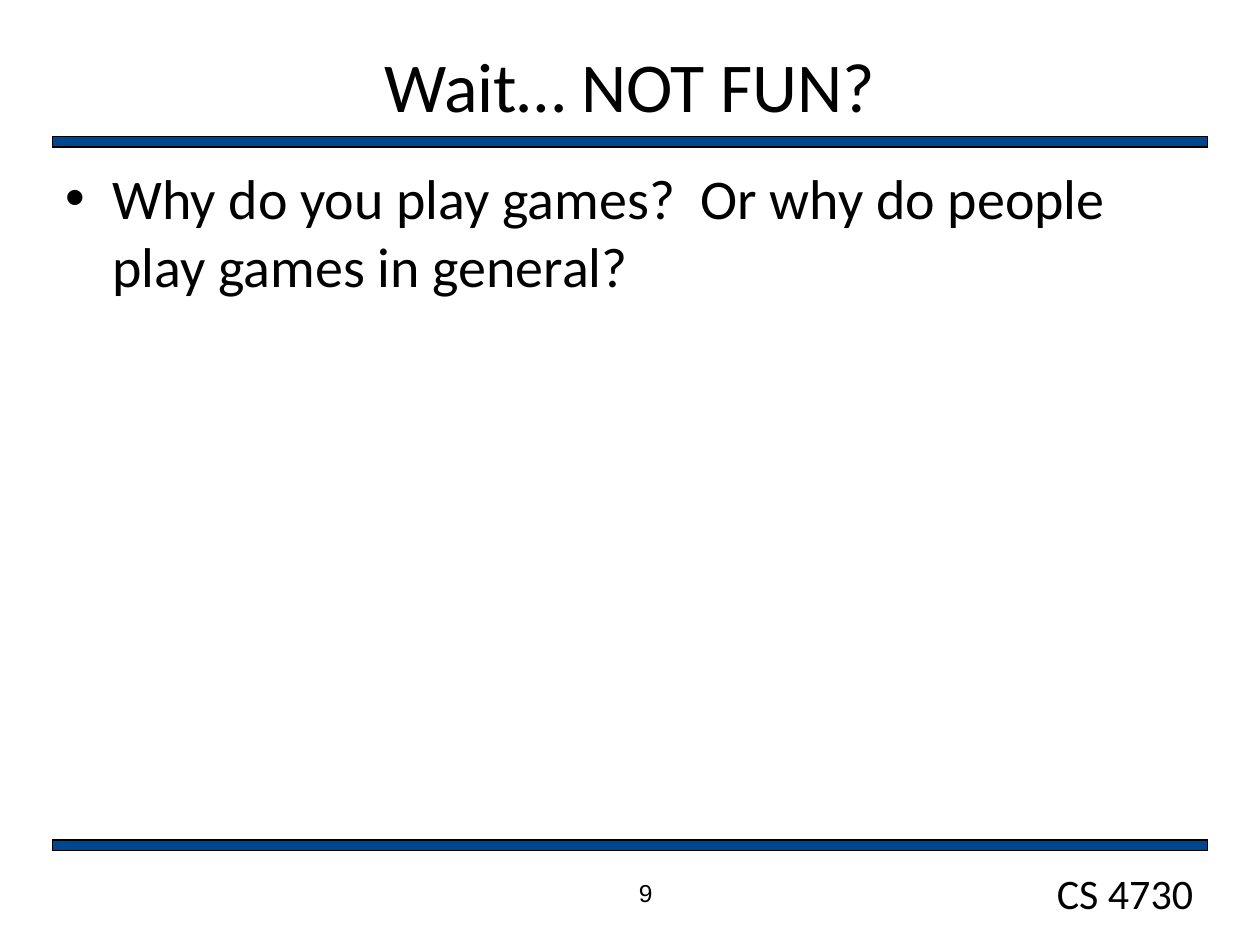
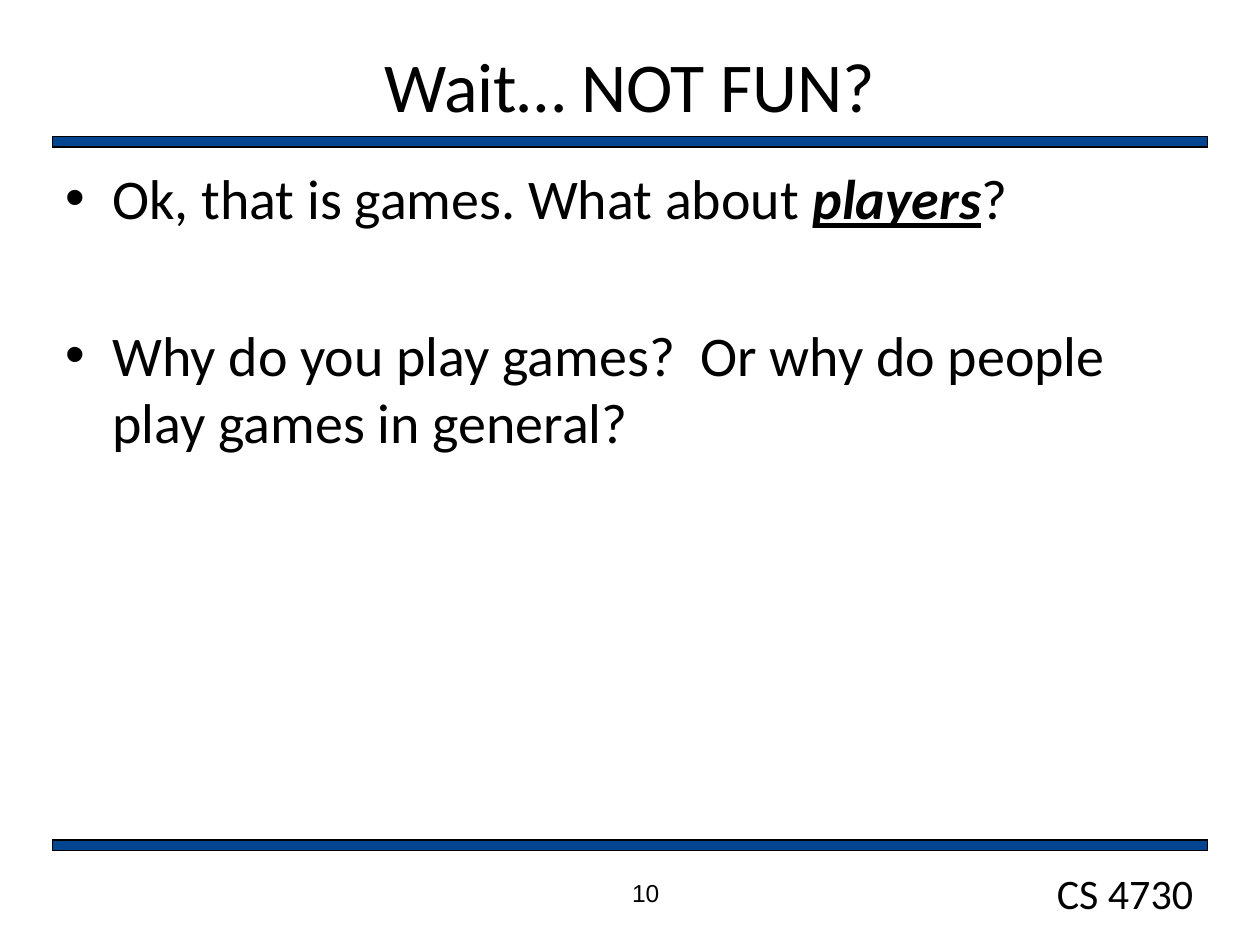
Before and after one commit to markfloryan/gamedesign, a slide deck: slide 10 of slides/WhatIsAGame.pptx (slide 9 before the commit). Drawn at 1260x945 pixels with LibreOffice and Linux fonts; fonts in the diff are those of the drawing; background and template pictures are left out. Boxes give left, top, right and bottom in pixels: in the first picture for what was removed or moved away, otherwise in the second. Text is boxed around its words. In the diff, an @@ line names an element or a change of style, - is before the commit and + after.

```diff
--- a/slides/WhatIsAGame.pptx
+++ b/slides/WhatIsAGame.pptx
@@ text at (112,179,1008,229): paragraph added @@
+• Ok, that is games. What about players?
@@ page number at (632,885,659,903): text changed @@
-9
+10
```
Also in this commit, not shown: 2 slides added, 18 other files.
